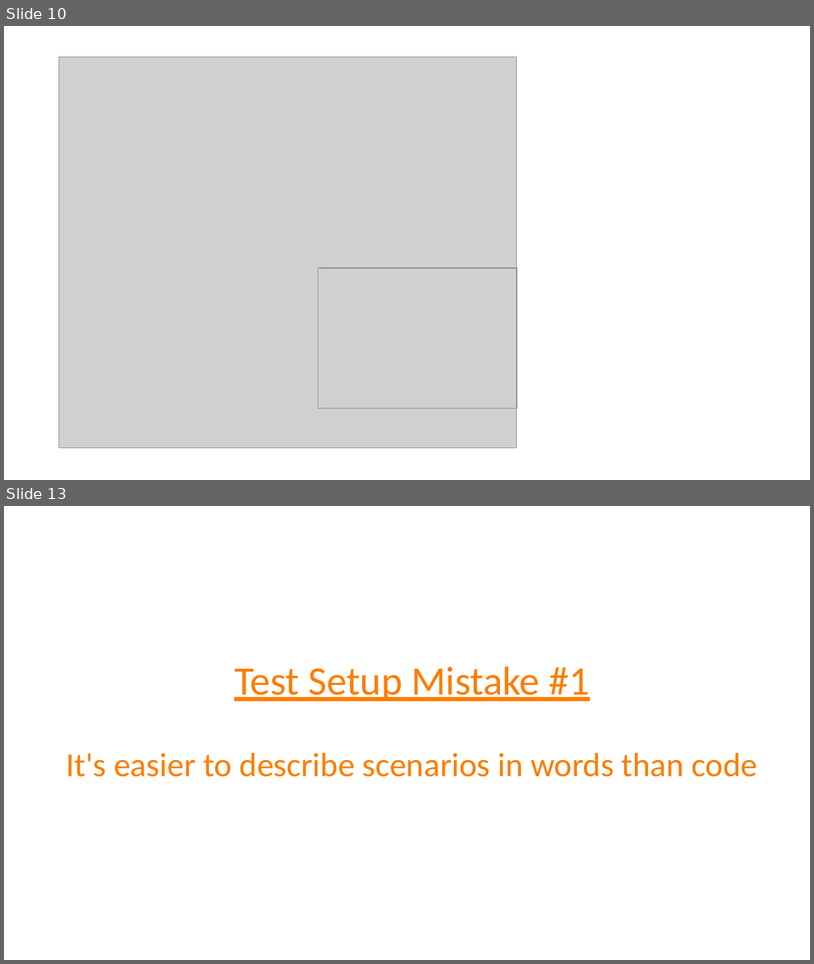
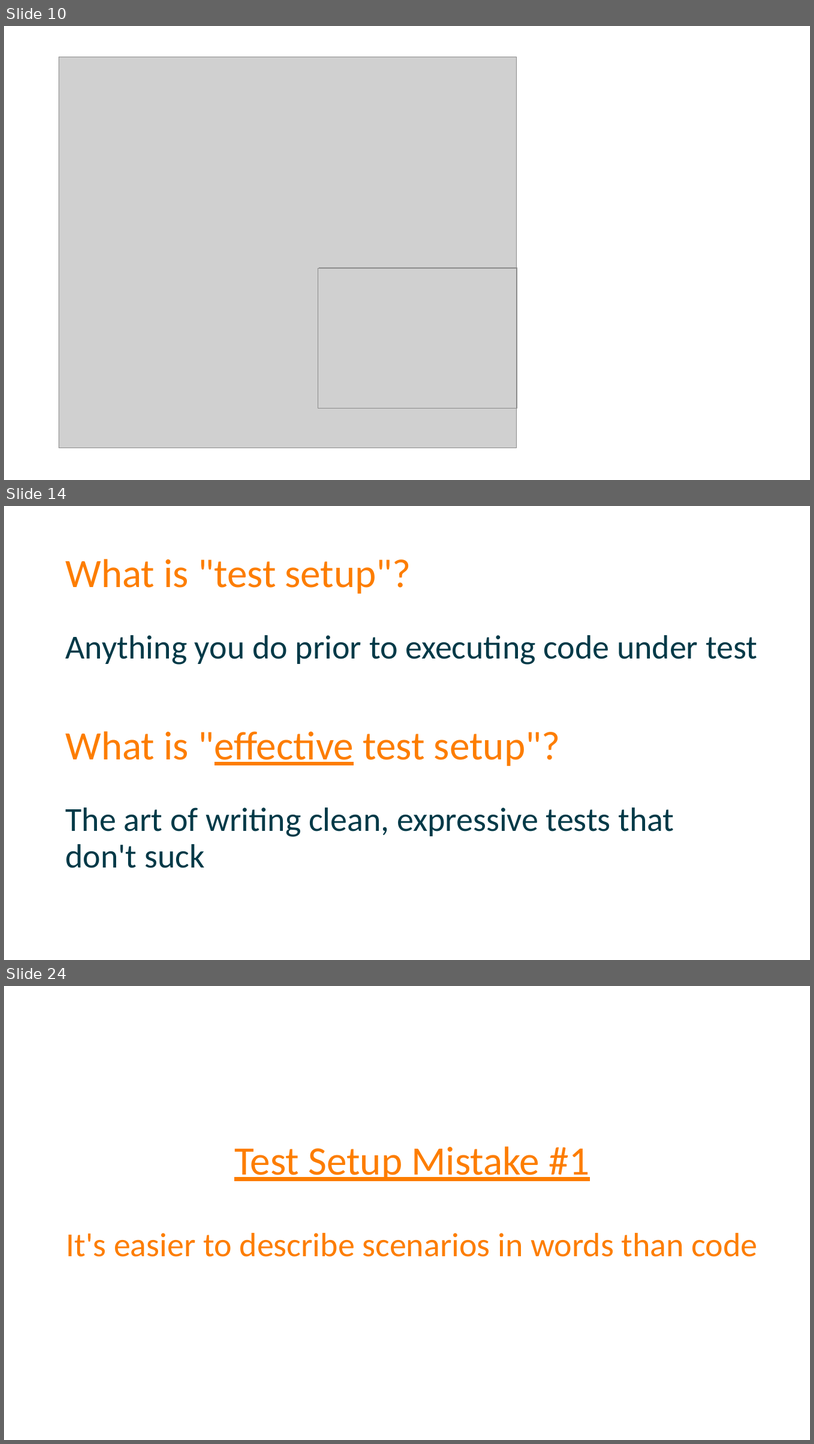
Before and after one commit to spetryjohnson/Talk-Patterns_of_Effective_Test_Setup, a slide deck: POETS - CodeMash 2017.pptx. Shown one above the other, each under a label of ours: slides 10 and 13 before the commit, slides 10, 14 and 24 after it; the slides between them are not shown. The pictures are 814x964 and 814x1444 pixels, drawn with LibreOffice and Linux fonts; fonts in the diff are those of the drawing; grey boxes stand for pictures. Boxes give left, top, right and bottom in pixels: in the first picture for what was removed or moved away, otherwise in the second. Text is boxed around its words. In the diff, an @@ line names an element or a change of style, - is before the commit and + after.

```diff
--- a/POETS - CodeMash 2017.pptx
+++ b/POETS - CodeMash 2017.pptx
@@ slide 14 added at <box>4,506,810,960</box>, background #FFFFFF @@
@@ title added at <box>65,559,411,594</box>, 48 pt, text #FD7D00 @@
+What is "test setup"?
@@ text added at <box>65,635,758,664</box>, 40 pt, text #013947 @@
+Anything you do prior to executing code under test
@@ text added at <box>65,731,560,766</box>, 48 pt, text #FD7D00 @@
+What is "effective test setup"?
@@ text added at <box>65,807,674,868</box>, 40 pt, text #013947 @@
+The art of writing clean, expressive tests that don't suck
@@ what was slide 13 is now slide 24 @@
```
Also in this commit, not shown: 3 slides changed, 15 other slides added, 2 slides removed, 1 other file.
